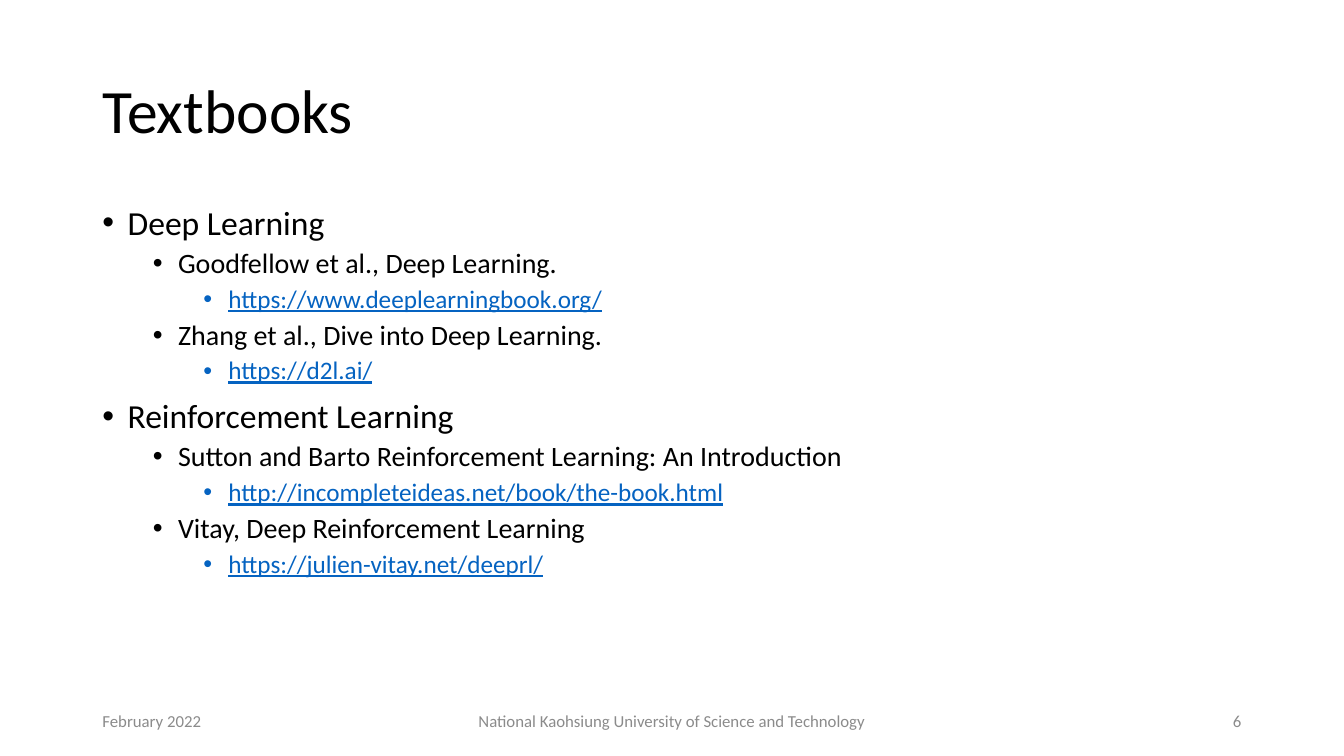
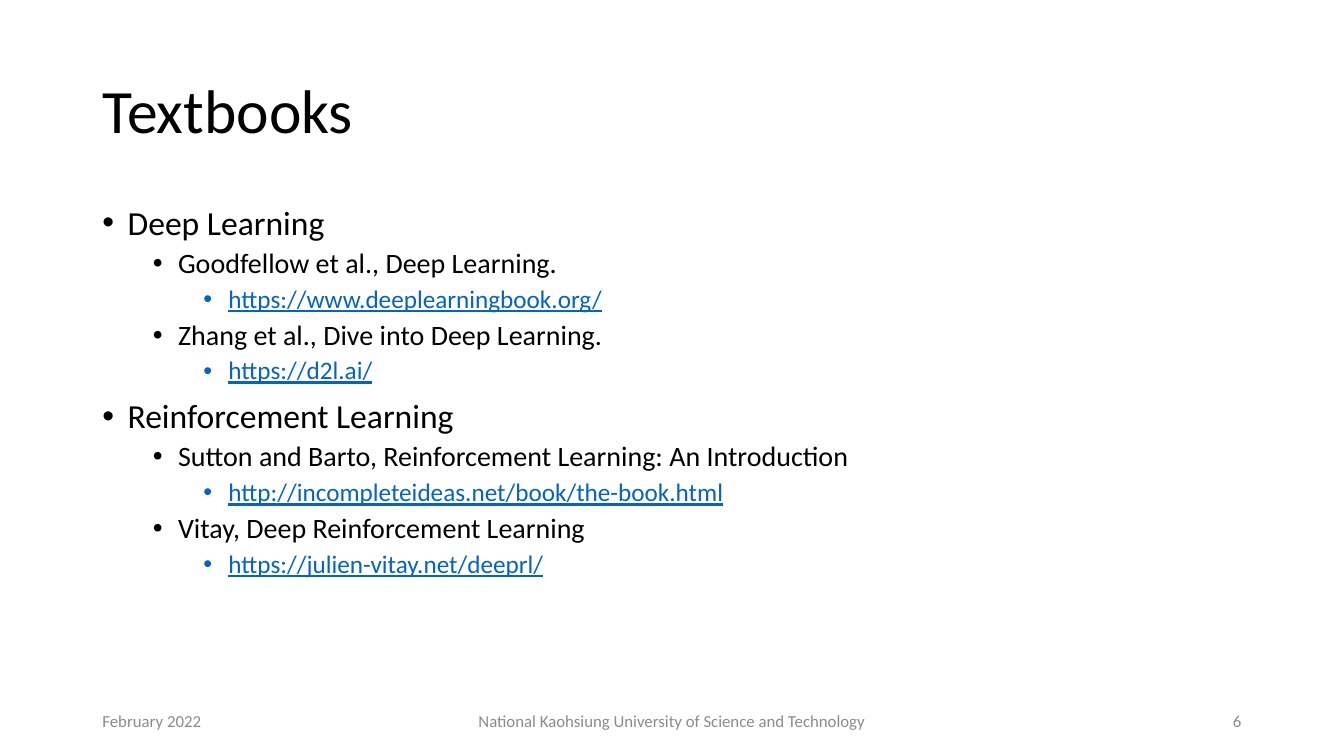
Before and after one commit to chiayisu/chiayisu.github.io, a slide deck: slide 6 of files/course_material/2022_Spring/PPT/Lecture1.pptx. Drawn at 1344x756 pixels with LibreOffice and Linux fonts; fonts in the diff are those of the drawing. Boxes give left, top, right and bottom in pixels: in the first picture for what was removed or moved away, otherwise in the second. Text is boxed around its words. In the diff, an @@ line names an element or a change of style, - is before the commit and + after.

Commit message:
revise

```diff
--- a/files/course_material/2022_Spring/PPT/Lecture1.pptx
+++ b/files/course_material/2022_Spring/PPT/Lecture1.pptx
@@ text at box(178, 446, 848, 471): text changed @@
-  • Sutton and Barto Reinforcement Learning: An Introduction
+  • Sutton and Barto, Reinforcement Learning: An Introduction
```
